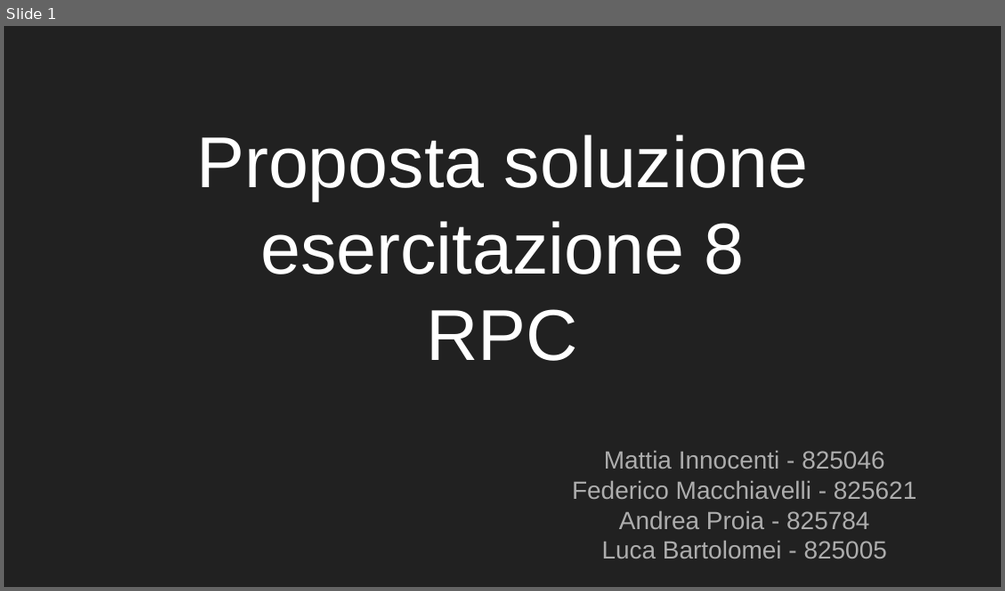
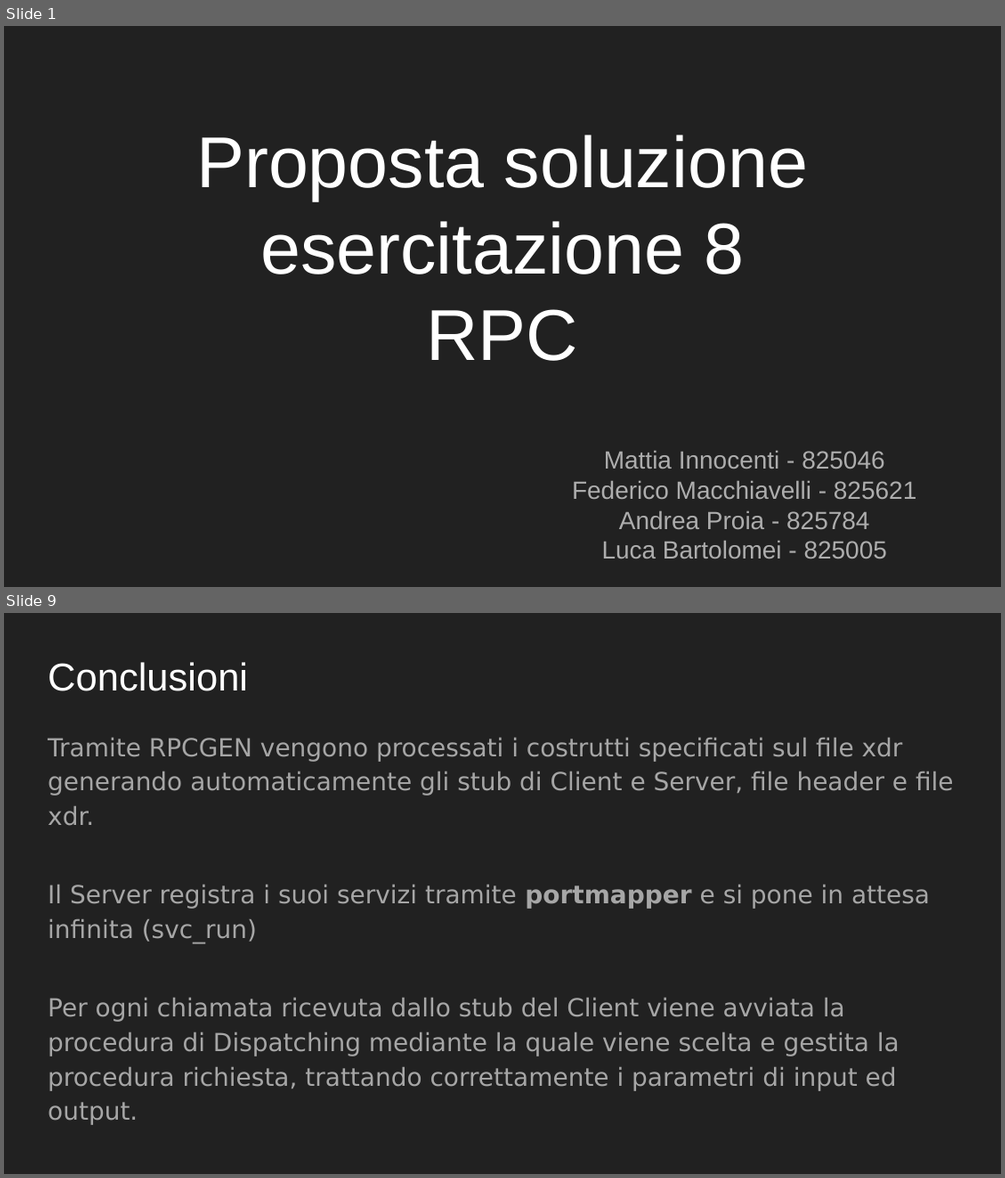
Before and after one commit to reticalcolatori/esercitazione8, a slide deck: PresentazioneEs6.pptx. Shown one above the other, each under a label of ours: slide 1 before the commit, slides 1 and 9 after it; the slides between them are not shown. The pictures are 1005x591 and 1005x1178 pixels, drawn with LibreOffice and Linux fonts; fonts in the diff are those of the drawing. Boxes give left, top, right and bottom in pixels: in the first picture for what was removed or moved away, otherwise in the second. Text is boxed around its words. In the diff, an @@ line names an element or a change of style, - is before the commit and + after.

```diff
--- a/PresentazioneEs6.pptx
+++ b/PresentazioneEs6.pptx
@@ slide 9 added at (4,613,1001,1174), background #212121 @@
@@ text added at (48,662,248,691), 28 pt, text #FFFFFF @@
+Conclusioni
@@ text added at (48,738,954,1091), 18 pt, text #A6A6A6 @@
+Tramite RPCGEN vengono processati i costrutti specificati sul file xdr generando automaticamente gli stub di Client e Server, file header e file xdr.
+Il Server registra i suoi servizi tramite portmapper e si pone in attesa infinita (svc_run)
+Per ogni chiamata ricevuta dallo stub del Client viene avviata la procedura di Dispatching mediante la quale viene scelta e gestita la procedura richiesta, trattando correttamente i parametri di input ed output.
```
Also in this commit, not shown: 5 slides changed, 2 other slides added, 3 slides removed.
